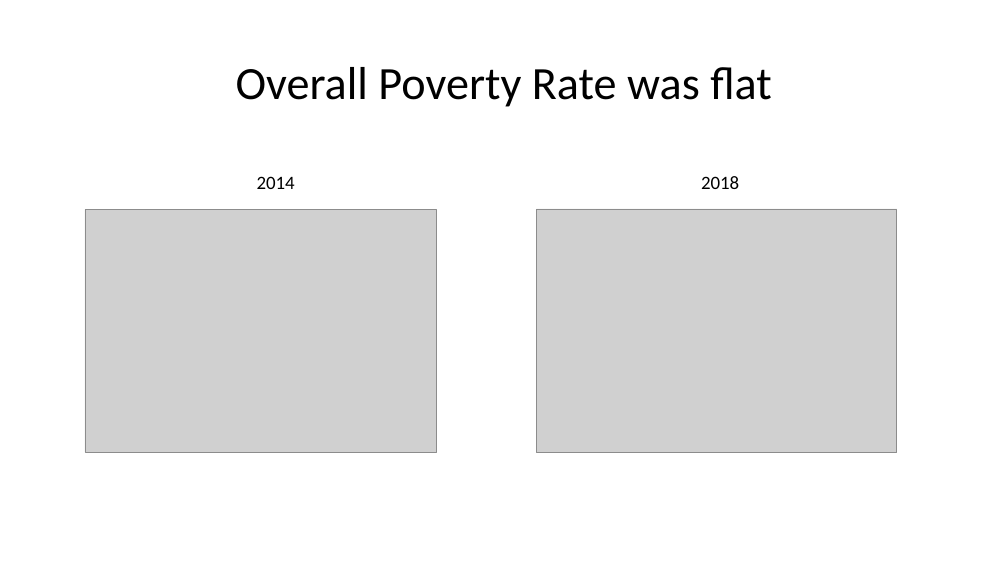
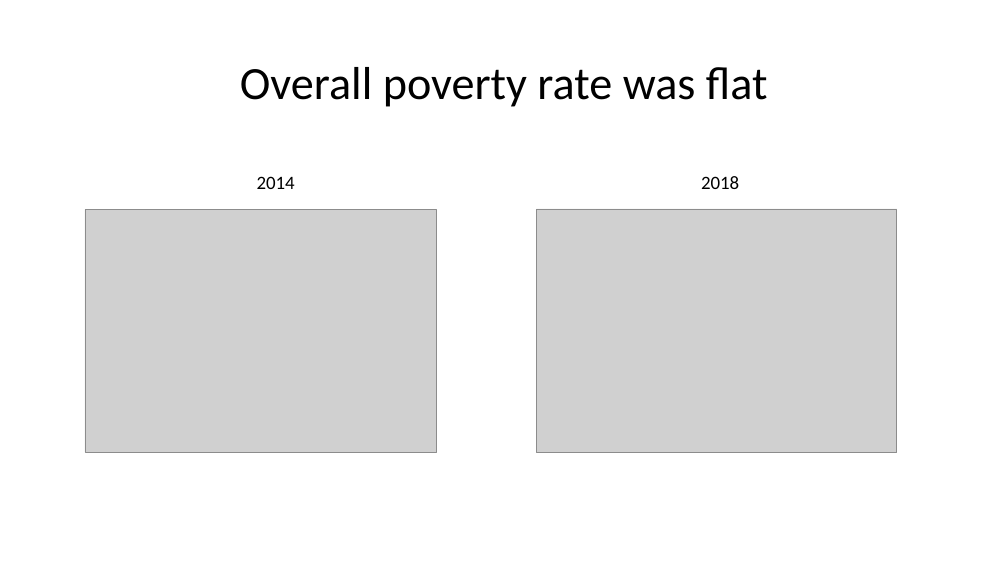
Before and after one commit to sean-galloway/Crime_and_Poverty, a slide deck: slide 8 of Project_1_Presentation.pptx. Drawn at 1008x567 pixels with LibreOffice and Linux fonts; fonts in the diff are those of the drawing; grey boxes stand for pictures. Boxes give left, top, right and bottom in pixels: in the first picture for what was removed or moved away, otherwise in the second. Text is boxed around its words. In the diff, an @@ line names an element or a change of style, - is before the commit and + after.

```diff
--- a/Project_1_Presentation.pptx
+++ b/Project_1_Presentation.pptx
@@ title at bbox=[240, 67, 768, 107]: text changed @@
-Overall Poverty Rate was flat
+Overall poverty rate was flat
```
Also in this commit, not shown: 10 other slides changed, 2 slides added, 2 slides removed, 1 other file.
